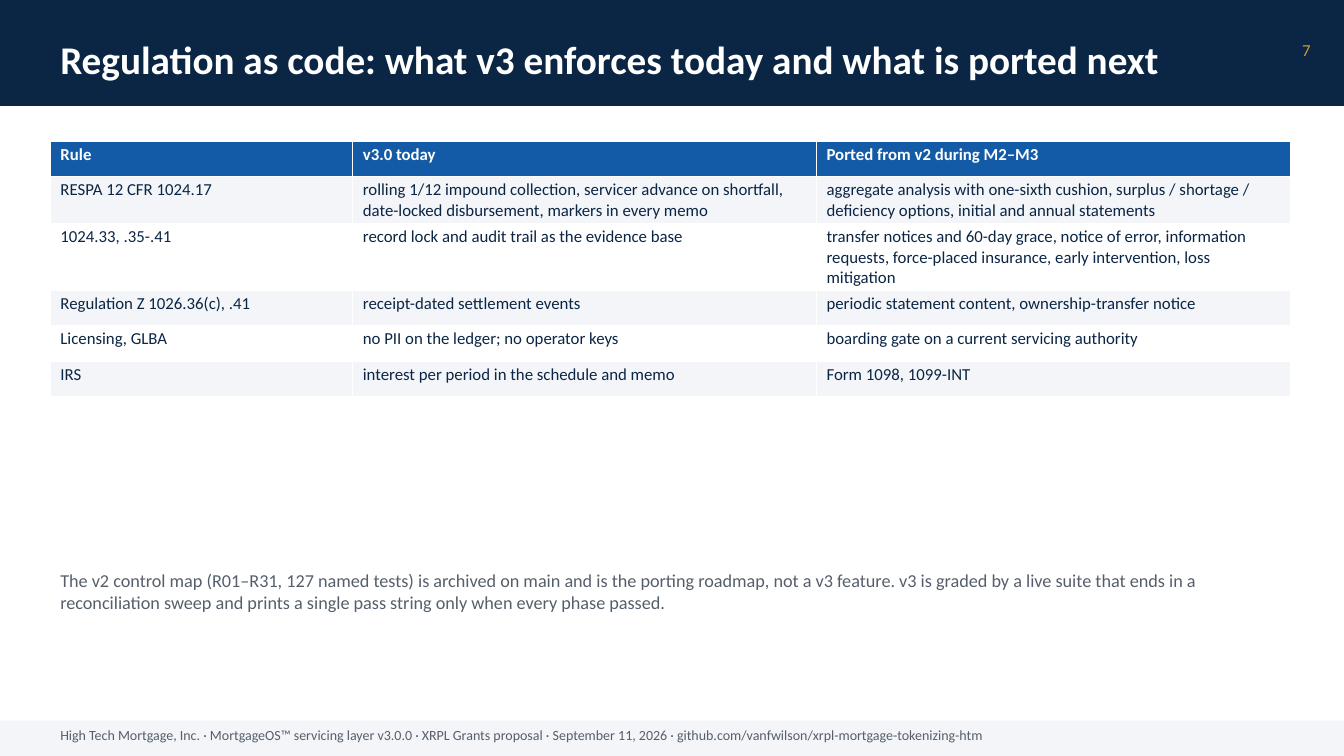
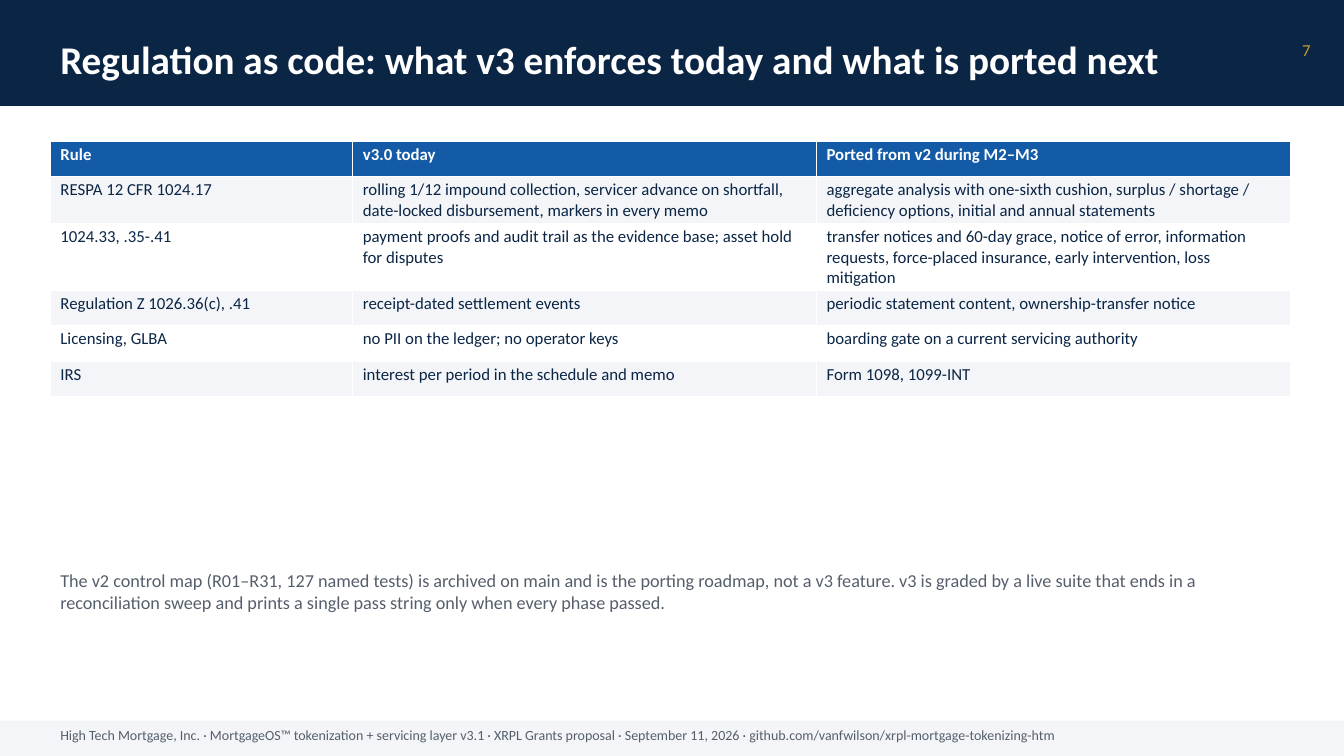
Before and after one commit to vanfwilson/xrpl-mortgage-tokenizing-htm, a slide deck: slide 7 of docs/grant-deck-2026-09-11.pptx. Drawn at 1344x756 pixels with LibreOffice and Linux fonts; fonts in the diff are those of the drawing. Boxes give left, top, right and bottom in pixels: in the first picture for what was removed or moved away, otherwise in the second. Text is boxed around its words. In the diff, an @@ line names an element or a change of style, - is before the commit and + after.

```diff
--- a/docs/grant-deck-2026-09-11.pptx
+++ b/docs/grant-deck-2026-09-11.pptx
@@ table at [50,141,1291,387] @@
-row 3, column 2: record lock and audit trail as the evidence base
+row 3, column 2: payment proofs and audit trail as the evidence base; asset hold for disputes
@@ text at [60,730,1054,743]: text changed @@
-High Tech Mortgage, Inc. · MortgageOS™ servicing layer v3.0.0 · XRPL Grants proposal · September 11, 2026 · github.com/vanfwilson/xrpl-mortgage-tokenizing-htm
+High Tech Mortgage, Inc. · MortgageOS™ tokenization + servicing layer v3.1 · XRPL Grants proposal · September 11, 2026 · github.com/vanfwilson/xrpl-mortgage-tokenizing-htm
```
Also in this commit, not shown: 14 other slides changed, 18 other files.
